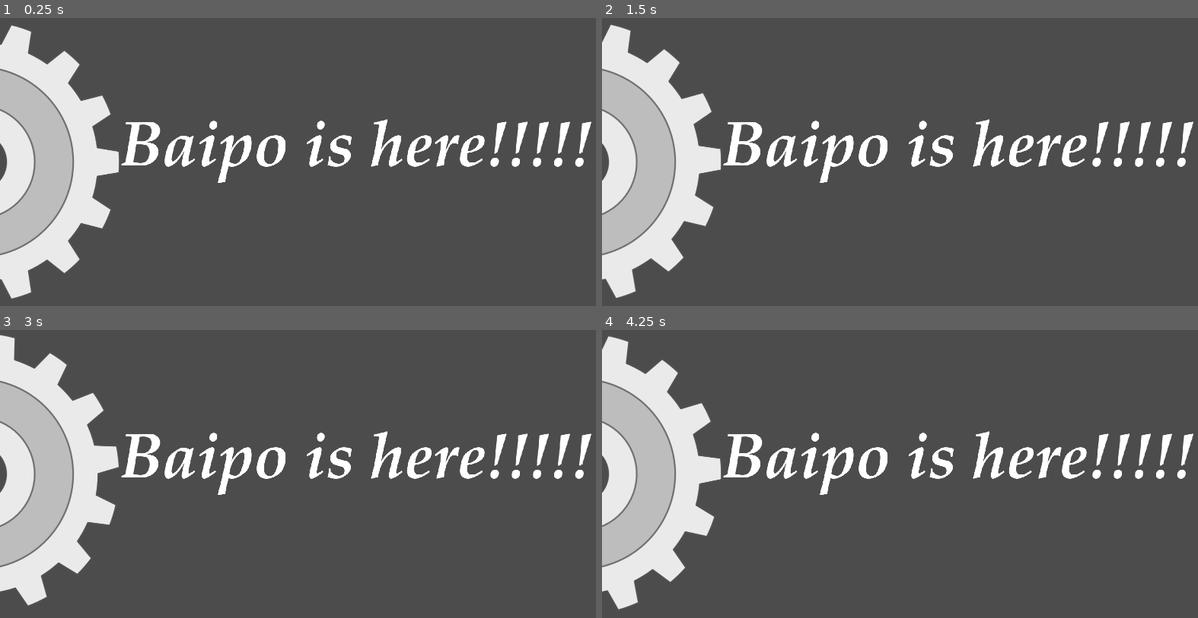
Above: before the commit, frames 1-4 (two rows, left to right).
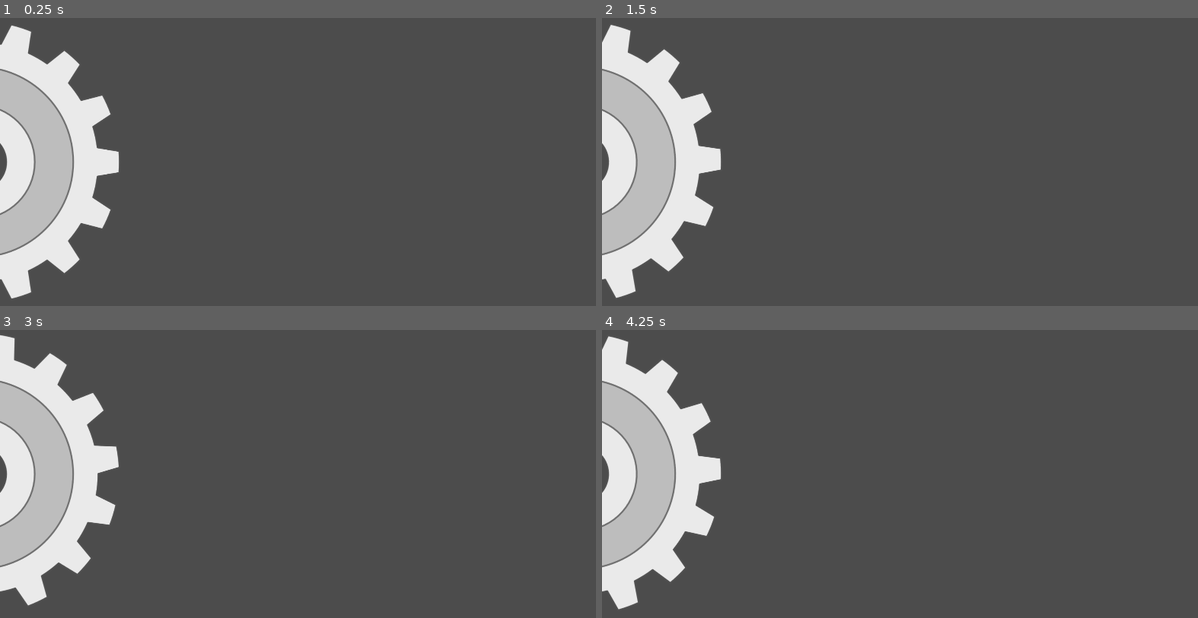
Above: after the commit, the same moments.

Repository: PureStream/avl-battleship
Game: Godot game, scene res://Scenes/MainMenu.tscn
Two runs of this game, one before a commit and one after it. Both use one fixed random seed, a clock stepped at 60 frames per second and the inputs below.
Inputs:
- Up to frame 1 (0.25 s): no input
- Up to frame 2 (1.5 s): tap Enter at 0.5 s; hold Up (ui_up) 0.53-1.28 s; hold Down (ui_down) from 1.28 s (still down)
- Up to frame 3 (3 s): release Down (ui_down) at 2.03 s; hold Up (ui_up) from 2.03 s (still down)
- Up to frame 4 (4.25 s): release Up (ui_up) at 3.53 s; hold Down (ui_down) from 3.53 s (still down)

The runs differ from the first frame. In frame 1, 3.7% of the frame differs, in the area x 20-100%, y 35-58%; in frame 2, 3.7%; in frame 3, 3.7%; in frame 4, 3.7%.
Error in both runs: Trying to assign value of type 'Node2D' to a variable of type 'MenuButton'. (res://Scenes/MainButtonsController.gd:23)

Commit message:
Revert "เอาที่กูเขียนออกด้วย"
This reverts commit 689347c618f54ad9a2c421a7827ce24cab96b6a3.

Diff:
--- a/Scenes/MainMenu.tscn
+++ b/Scenes/MainMenu.tscn
@@ -1,13 +1,8 @@
-[gd_scene load_steps=6 format=2]
+[gd_scene load_steps=4 format=2]
 
 [ext_resource path="res://Scenes/MainButtonsController.gd" type="Script" id=1]
 [ext_resource path="res://Scenes/MenuButton.tscn" type="PackedScene" id=2]
 [ext_resource path="res://Images/UI/cog.png" type="Texture" id=3]
-[ext_resource path="res://Fonts/testFont.tres" type="DynamicFontData" id=4]
-
-[sub_resource type="DynamicFont" id=1]
-size = 200
-font_data = ExtResource( 4 )
 
 [node name="MainMenu" type="Node"]
 
@@ -20,12 +15,4 @@
 [node name="Cog" type="Sprite" parent="MainButtonsController"]
 position = Vector2( -70, 540 )
 texture = ExtResource( 3 )
-
-[node name="Label" type="Label" parent="MainButtonsController"]
-margin_left = 379.436
-margin_top = 404.429
-margin_right = 1870.44
-margin_bottom = 608.429
-custom_fonts/font = SubResource( 1 )
-text = "Baipo is here!!!!!"
 [connection signal="tween_all_completed" from="MainButtonsController/MainButtonTween" to="MainButtonsController" method="_on_MainButtonTween_tween_all_completed"]
